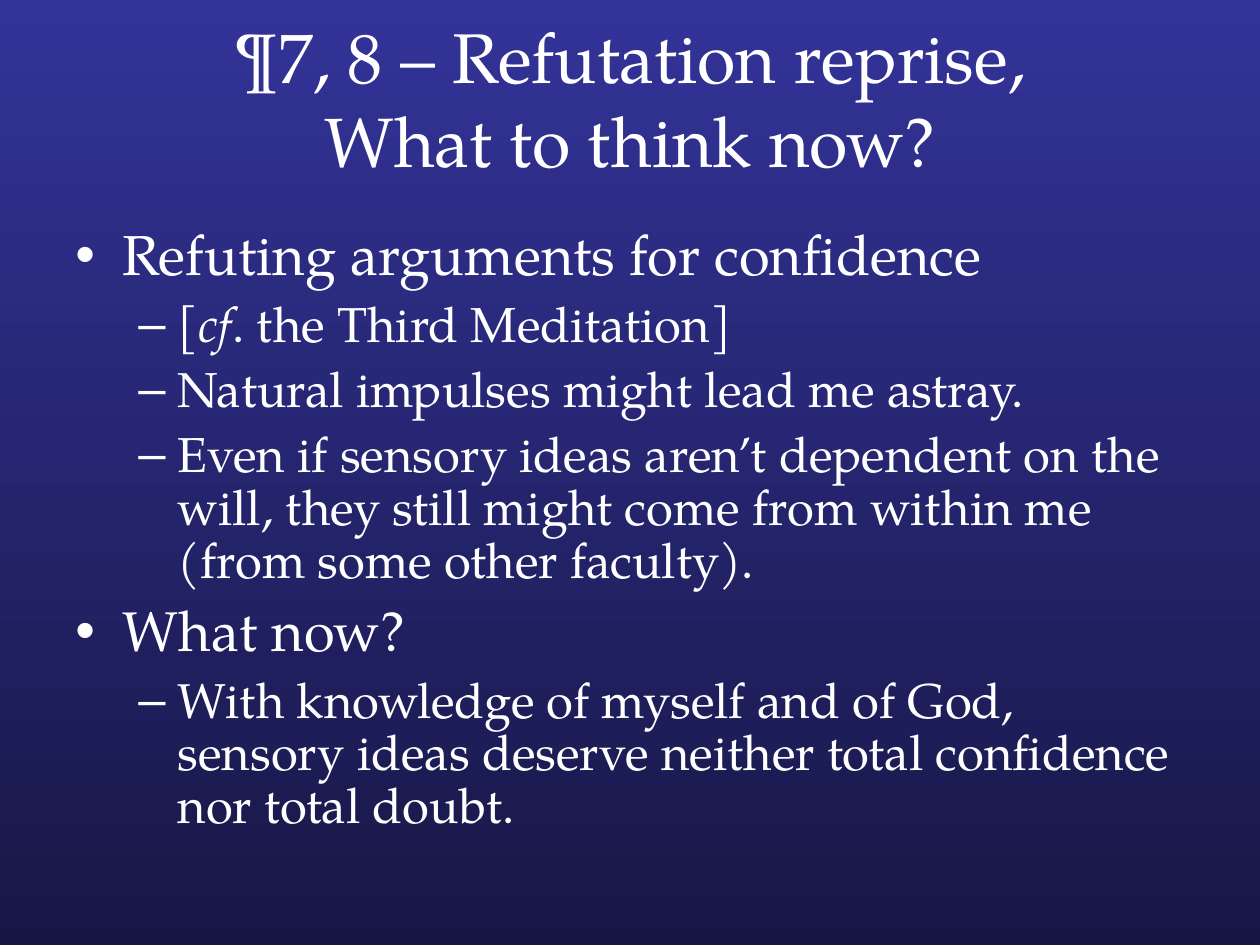
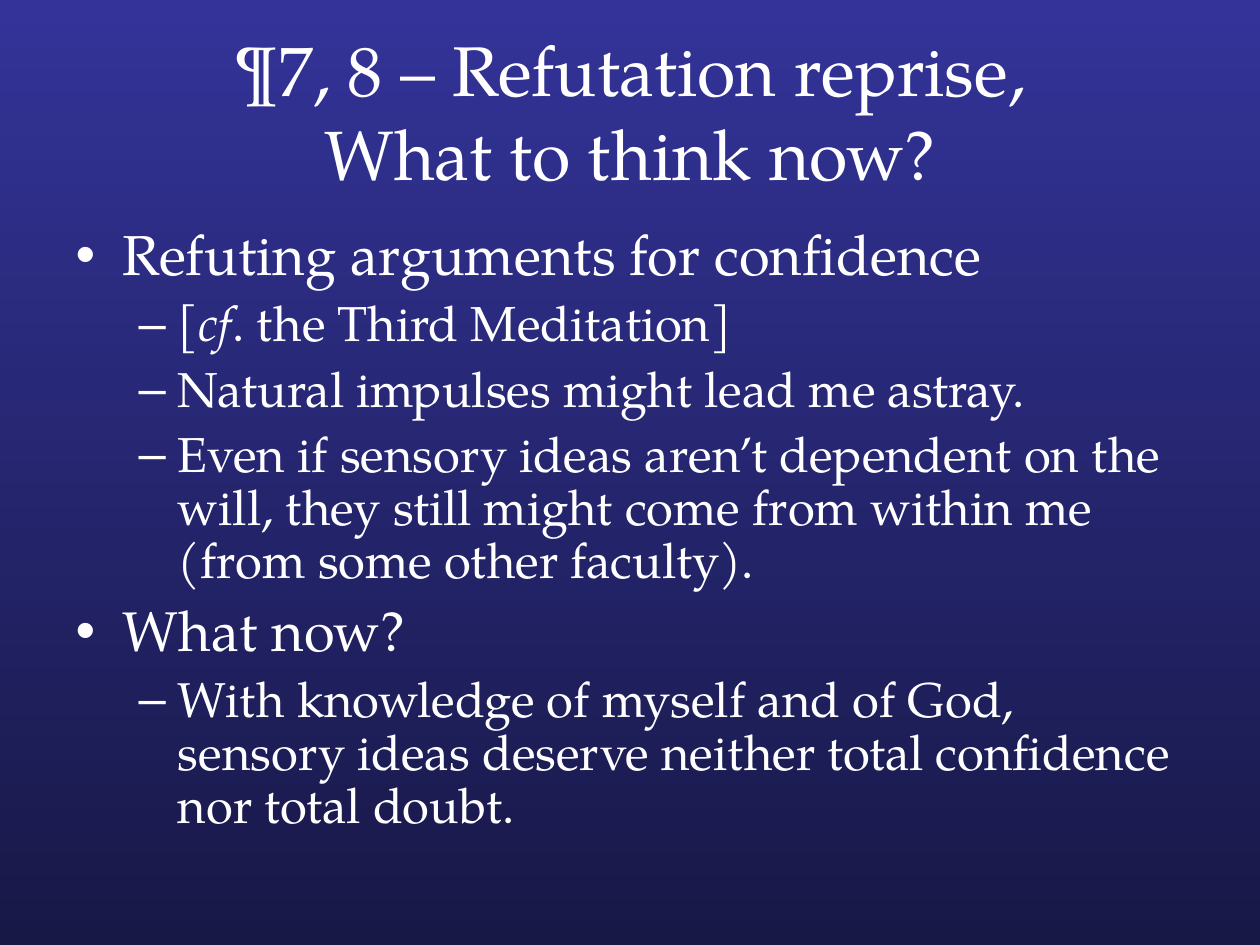
Before and after one commit to colemitchell/colemitchell.github.io, a slide deck: slide 10 of PHIL2220/Med VI.ppt. Drawn at 1260x945 pixels with LibreOffice and Linux fonts; fonts in the diff are those of the drawing. Boxes give left, top, right and bottom in pixels: in the first picture for what was removed or moved away, otherwise in the second. Text is boxed around its words. In the diff, an @@ line names an element or a change of style, - is before the commit and + after.

```diff
--- a/PHIL2220/Med VI.ppt
+++ b/PHIL2220/Med VI.ppt
@@ background gradient #333399 to #171746 to gradient #333399 to #181847 @@
@@ title "¶7, 8 – Refutation reprise, ...": place and size @@
-title "¶7, 8 – Refutation reprise, ..." at box(234, 32, 1025, 169)
+title "¶7, 8 – Refutation reprise, ..." at box(234, 45, 1025, 182)
```
Also in this commit, not shown: 26 other slides changed, 1 other file.
